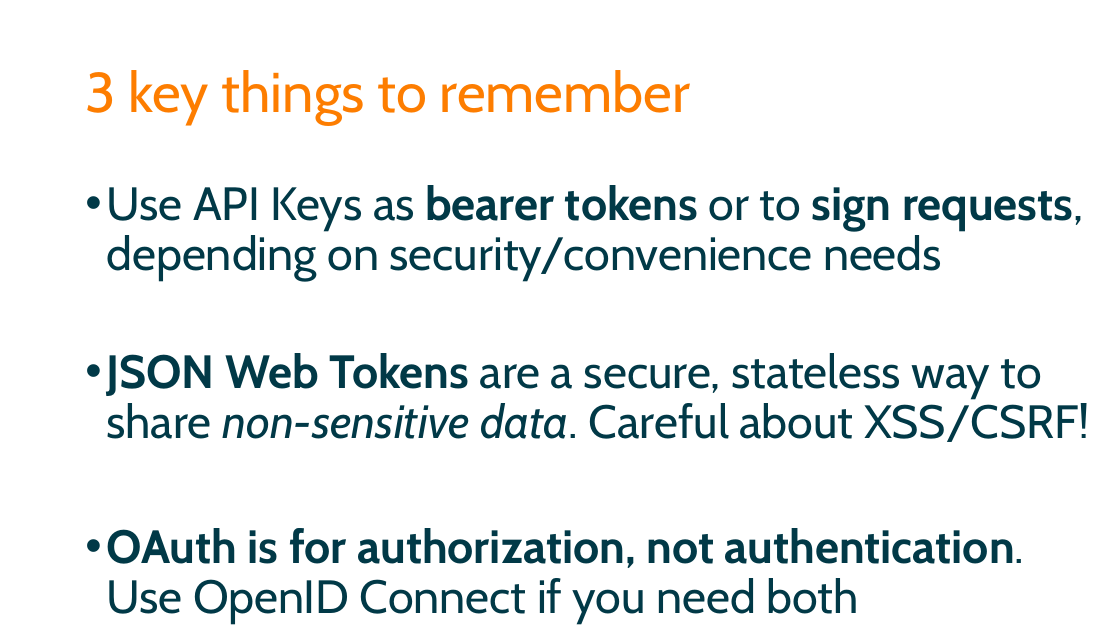
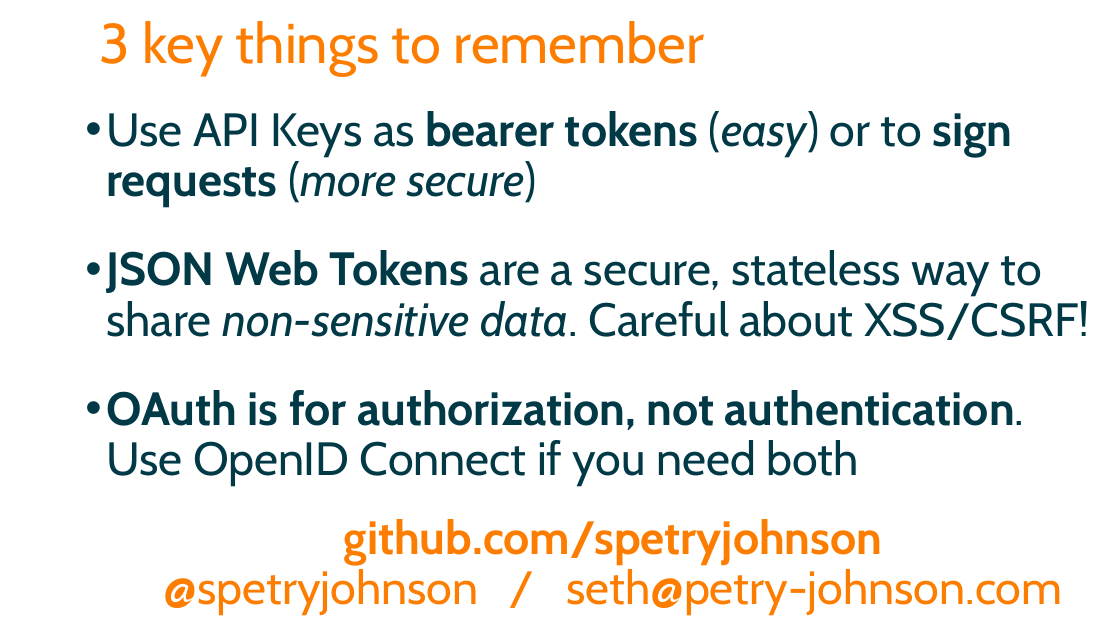
Before and after one commit to spetryjohnson/Securing-Your-API-Endpoints, a slide deck: slide 83 of Securing Your API Endpoints.pptx. Drawn at 1120x630 pixels with LibreOffice and Linux fonts; fonts in the diff are those of the drawing. Boxes give left, top, right and bottom in pixels: in the first picture for what was removed or moved away, otherwise in the second. Text is boxed around its words. In the diff, an @@ line names an element or a change of style, - is before the commit and + after.

Commit message:
Minor slide tweaks

```diff
--- a/Securing Your API Endpoints.pptx
+++ b/Securing Your API Endpoints.pptx
@@ title "3 key things to remember": place and size @@
-title "3 key things to remember" at <box>85,70,690,125</box>
+title "3 key things to remember" at <box>100,21,704,76</box>
@@ text "Use API Keys as bearer ...": place and size @@
-text "Use API Keys as bearer ..." at <box>106,185,1090,614</box>
+text "Use API Keys as bearer ..." at <box>106,111,1090,616</box>
@@ text at <box>106,111,1012,208</box>: text changed @@
-• Use API Keys as bearer tokens or to sign requests, depending on security/convenience needs
+• Use API Keys as bearer tokens (easy) or to sign requests (more secure)
@@ text at <box>164,519,1062,616</box>: paragraph added @@
+  github.com/spetryjohnson
+  @spetryjohnson / seth@petry-johnson.com
```
Also in this commit, not shown: 1 slide removed, 1 other file.
